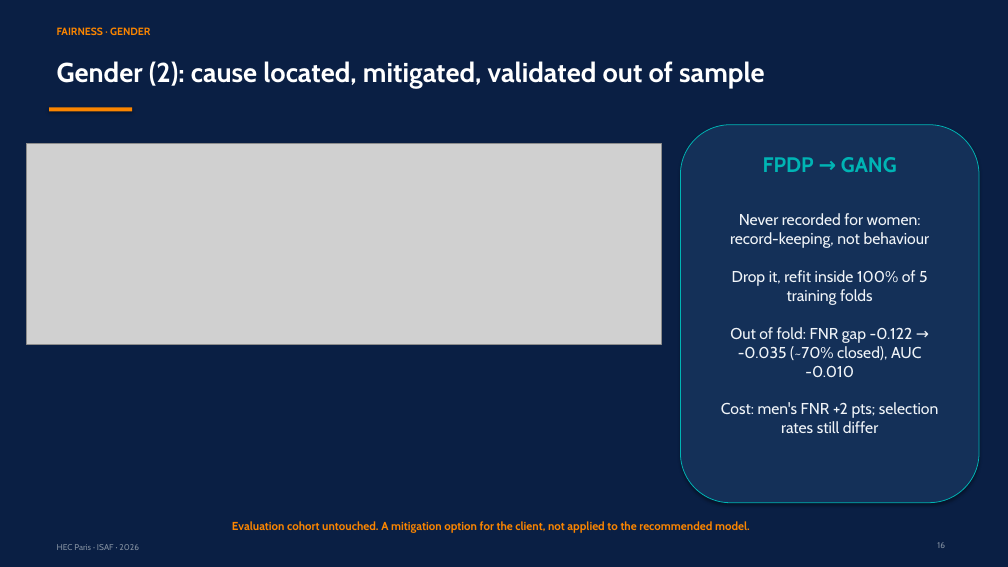
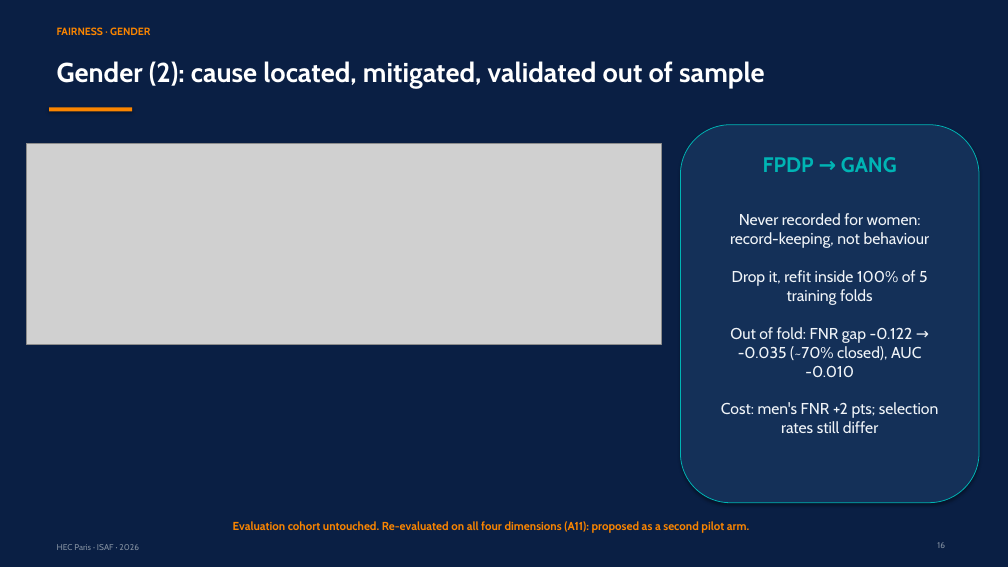
Before and after one commit to RyanBalech/recidivism-forecasting-analysis, a slide deck: slide 16 of reports/ISAF_Recidivism_Presentation.pptx. Drawn at 1008x567 pixels with LibreOffice and Linux fonts; fonts in the diff are those of the drawing; grey boxes stand for pictures. Boxes give left, top, right and bottom in pixels: in the first picture for what was removed or moved away, otherwise in the second. Text is boxed around its words. In the diff, an @@ line names an element or a change of style, - is before the commit and + after.

```diff
--- a/reports/ISAF_Recidivism_Presentation.pptx
+++ b/reports/ISAF_Recidivism_Presentation.pptx
@@ text at (233, 521, 749, 533): text changed @@
-Evaluation cohort untouched. A mitigation option for the client, not applied to the recommended model.
+Evaluation cohort untouched. Re-evaluated on all four dimensions (A11): proposed as a second pilot arm.
```
Also in this commit, not shown: 2 other slides changed, 1 slide added, 2 other files.
